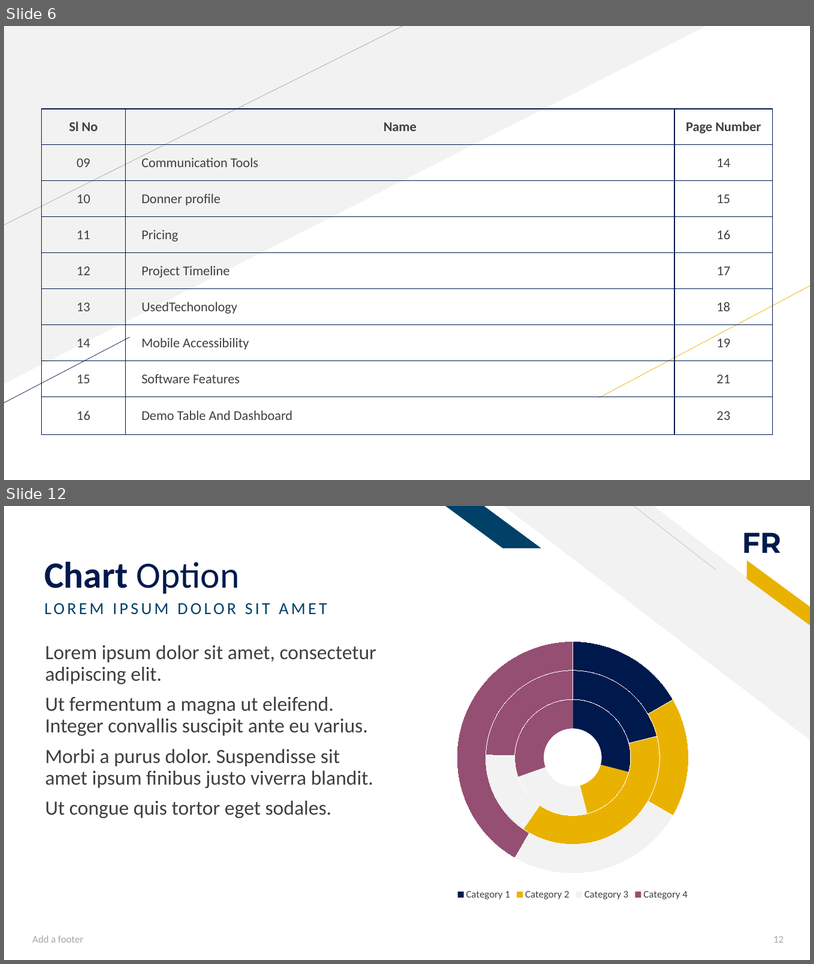
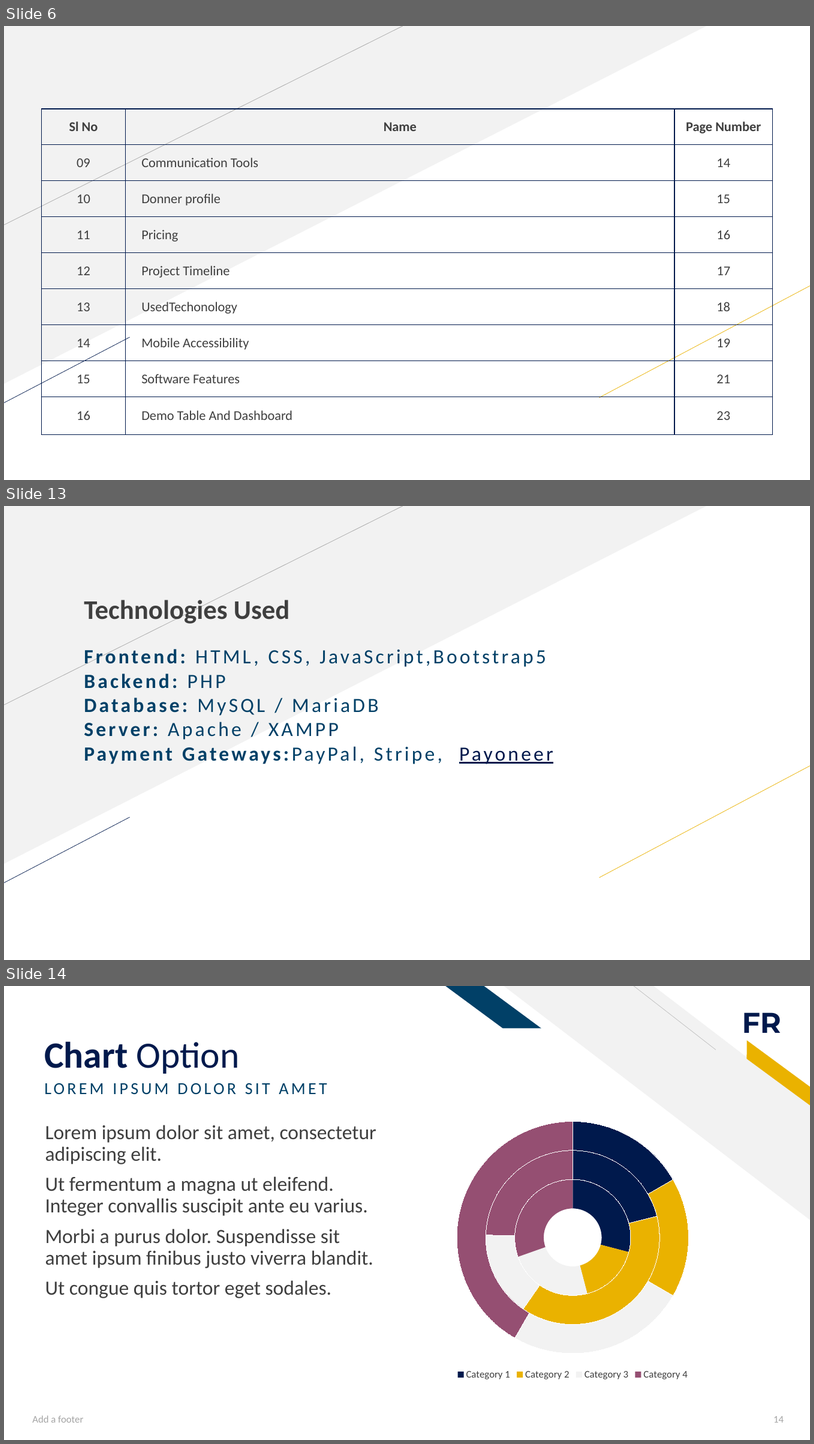
Before and after one commit to SharminAkter13/php_project, a slide deck: Donation Management System.pptx. Shown one above the other, each under a label of ours: slides 6 and 12 before the commit, slides 6, 13 and 14 after it; the slides between them are not shown. The pictures are 814x964 and 814x1444 pixels, drawn with LibreOffice and Linux fonts; fonts in the diff are those of the drawing. Boxes give left, top, right and bottom in pixels: in the first picture for what was removed or moved away, otherwise in the second. Text is boxed around its words. In the diff, an @@ line names an element or a change of style, - is before the commit and + after.

```diff
--- a/Donation Management System.pptx
+++ b/Donation Management System.pptx
@@ slide 13 added at [4,506,810,960], background #FFFFFF; not listed: 4 template elements that a slide beside it also shows @@
@@ text added at [84,596,290,625], 32 pt, text #3F3F3F, bold @@
+Technologies Used
@@ subtitle added at [84,647,554,764], 24 pt, text #014067 @@
+Frontend: HTML, CSS, JavaScript,Bootstrap5
+Backend: PHP
+Database: MySQL / MariaDB
+Server: Apache / XAMPP
+Payment Gateways:PayPal, Stripe, Payoneer
@@ what was slide 12 is now slide 14 @@
@@ page number at [774,1416,784,1422]: text changed @@
-12
+14
```
Also in this commit, not shown: 3 slides changed, 4 other slides added, 3 slides removed.
